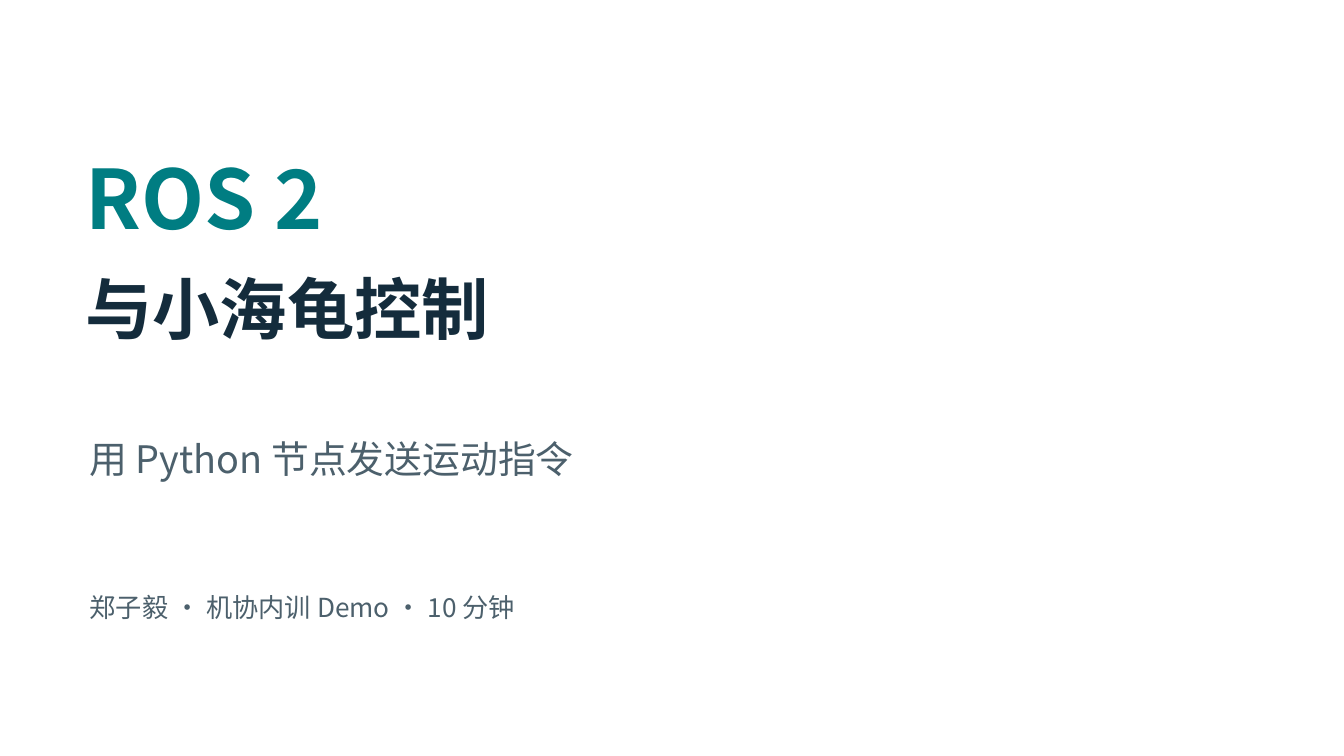
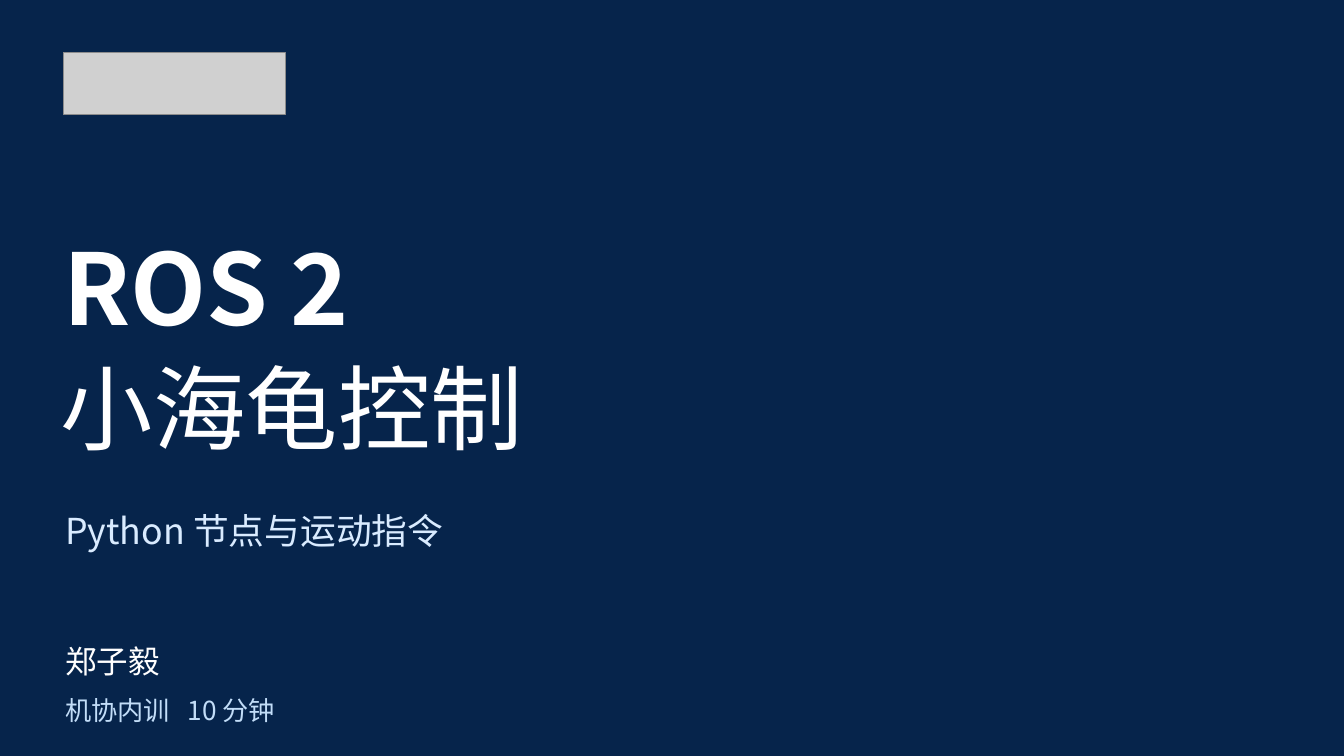
Before and after one commit to lingyunzhi328/Robo-Education-Recruitment-2026, a slide deck: slide 1 of slides/ROS2小海龟控制.pptx. Drawn at 1344x756 pixels with LibreOffice and Linux fonts; fonts in the diff are those of the drawing; grey boxes stand for pictures; background and template pictures are left out. Boxes give left, top, right and bottom in pixels: in the first picture for what was removed or moved away, otherwise in the second. Text is boxed around its words. In the diff, an @@ line names an element or a change of style, - is before the commit and + after.

```diff
--- a/slides/ROS2小海龟控制.pptx
+++ b/slides/ROS2小海龟控制.pptx
@@ background #FFFFFF to picture (left out) @@
@@ picture added at [63,52,285,114] @@
@@ text "ROS 2": place and size @@
-text "ROS 2" at [86,167,322,230]
+text "ROS 2" at [63,250,348,327]
@@ text "ROS 2" at [63,250,348,327]: size 58.5 to 70.5 pt, text colour #007D82 to #FFFFFF @@
@@ text at [61,365,523,451]: text changed; size 48 to 66 pt; text colour #142C3C to #FFFFFF; bold off @@
-与小海龟控制
+小海龟控制
@@ text at [65,514,443,553]: text changed; size 27 to 25.5 pt; text colour #4C606C to #D9EBFF @@
-用 Python 节点发送运动指令
+Python 节点与运动指令
@@ text added at [65,646,160,676], 22.5 pt, text #FFFFFF @@
+郑子毅
@@ text at [65,698,274,722]: text changed; text colour #4C606C to #C2DDF8 @@
-郑子毅 · 机协内训 Demo · 10 分钟
+机协内训 10 分钟
```
Also in this commit, not shown: 7 other slides changed, 2 slides added, 2 slides removed, 12 other files.
